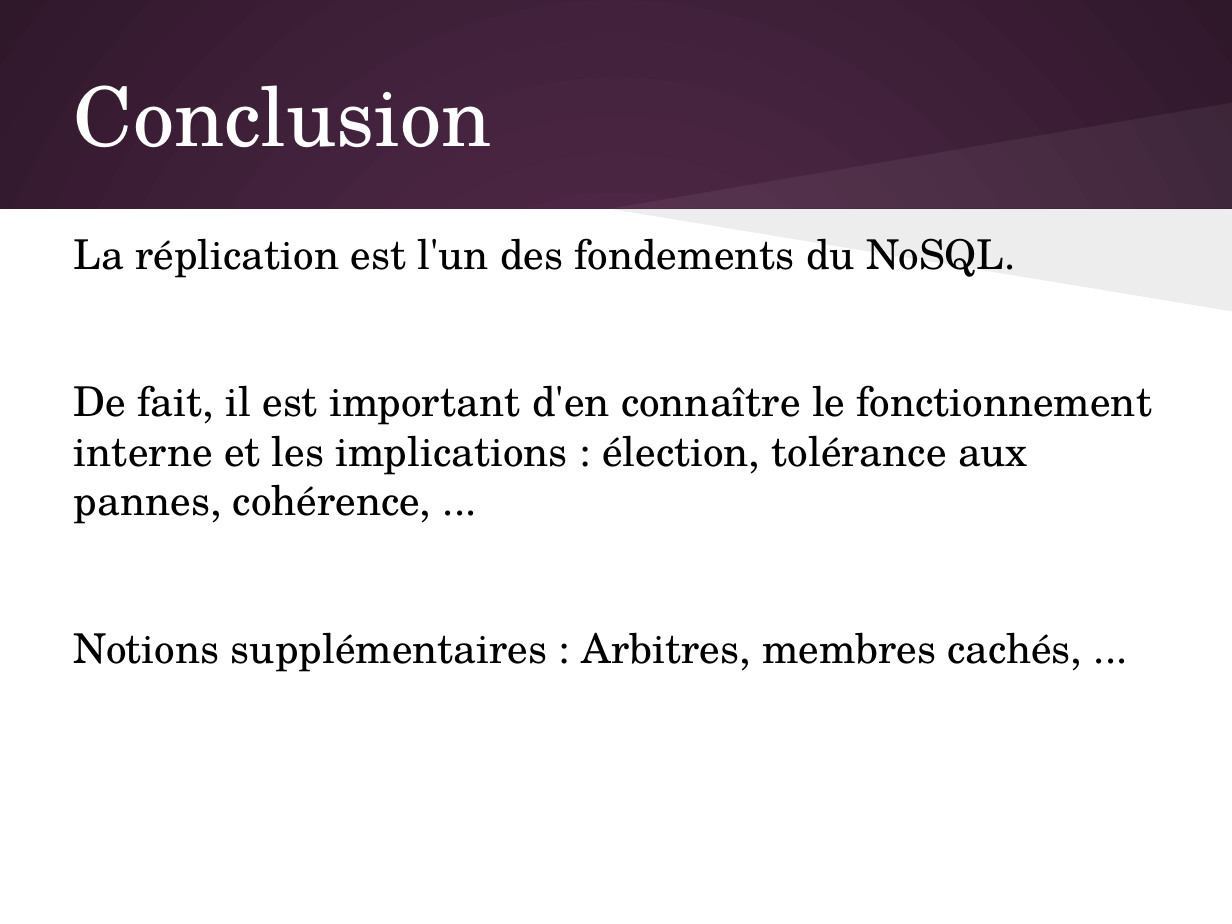
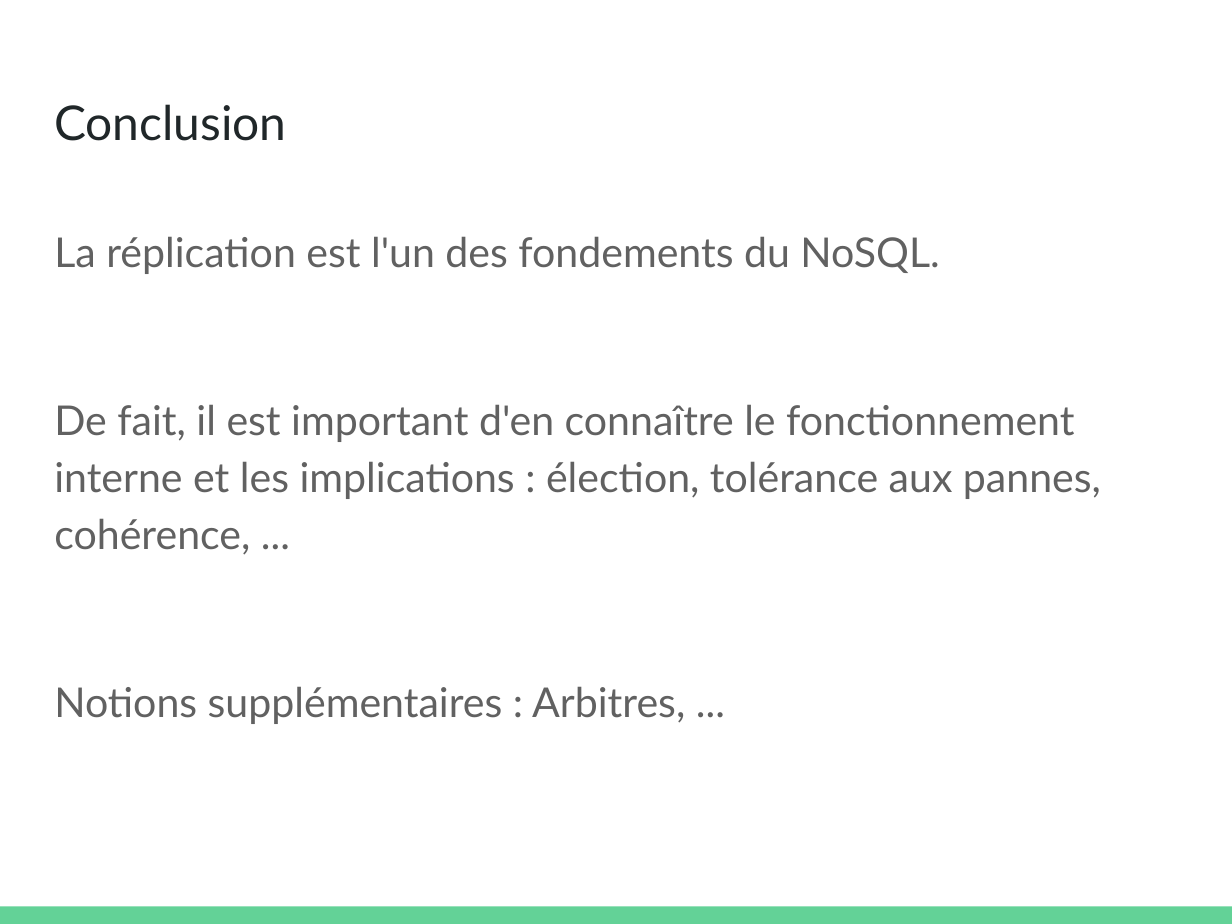
Before and after one commit to olivier-pitton/dant, a slide deck: slide 54 of mongodb/Cours_NoSQL.pptx (slide 61 before the commit). Drawn at 1232x924 pixels with LibreOffice and Linux fonts; fonts in the diff are those of the drawing. Boxes give left, top, right and bottom in pixels: in the first picture for what was removed or moved away, otherwise in the second. Text is boxed around its words. In the diff, an @@ line names an element or a change of style, - is before the commit and + after.

```diff
--- a/mongodb/Cours_NoSQL.pptx
+++ b/mongodb/Cours_NoSQL.pptx
@@ background gradient #592D50 to #30182B to #FFFFFF @@
@@ title "Conclusion": place and size @@
-title "Conclusion" at [74, 85, 492, 148]
+title "Conclusion" at [54, 104, 286, 141]
@@ title "Conclusion" at [54, 104, 286, 141]: size 48 to 28 pt, font TeX Gyre Schola to Lato, text colour #FFFFFF to #202729; vertical alignment middle to top @@
@@ freeform shape removed at [610, 102, 1232, 208] @@
@@ rectangle removed at [0, 209, 1232, 924] @@
@@ text "La réplication est l'un des ...": place and size @@
-text "La réplication est l'un des ..." at [74, 238, 1152, 672]
+text "La réplication est l'un des ..." at [54, 236, 1101, 724]
@@ freeform shape removed at [610, 208, 1232, 310] @@
@@ text at [54, 236, 1101, 555]: font TeX Gyre Schola to Lato, text colour #000000 to #616161 in "La réplication est l'un des fondements du ...", "De fait, il est important d'en connaître ..."; line spacing 1 to 1.15; more space between paragraphs @@
@@ text at [54, 686, 685, 724]: text changed; font TeX Gyre Schola to Lato; text colour #000000 to #616161 @@
-Notions supplémentaires : Arbitres, membres cachés, ...
+Notions supplémentaires : Arbitres, ...
@@ rectangle added at [0, 907, 1232, 924], fill #63D297 @@
```
Also in this commit, not shown: 63 other slides changed, 1 slide added, 9 slides removed, 5 other files.
